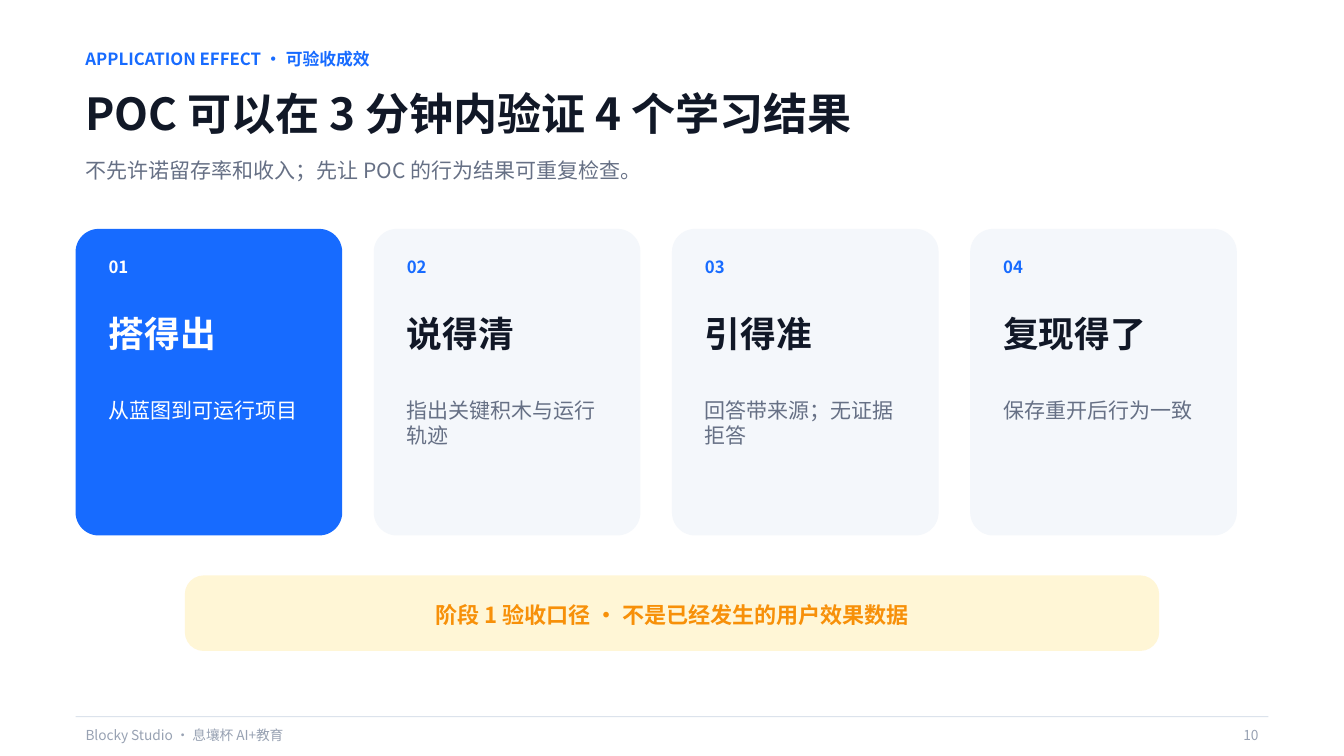
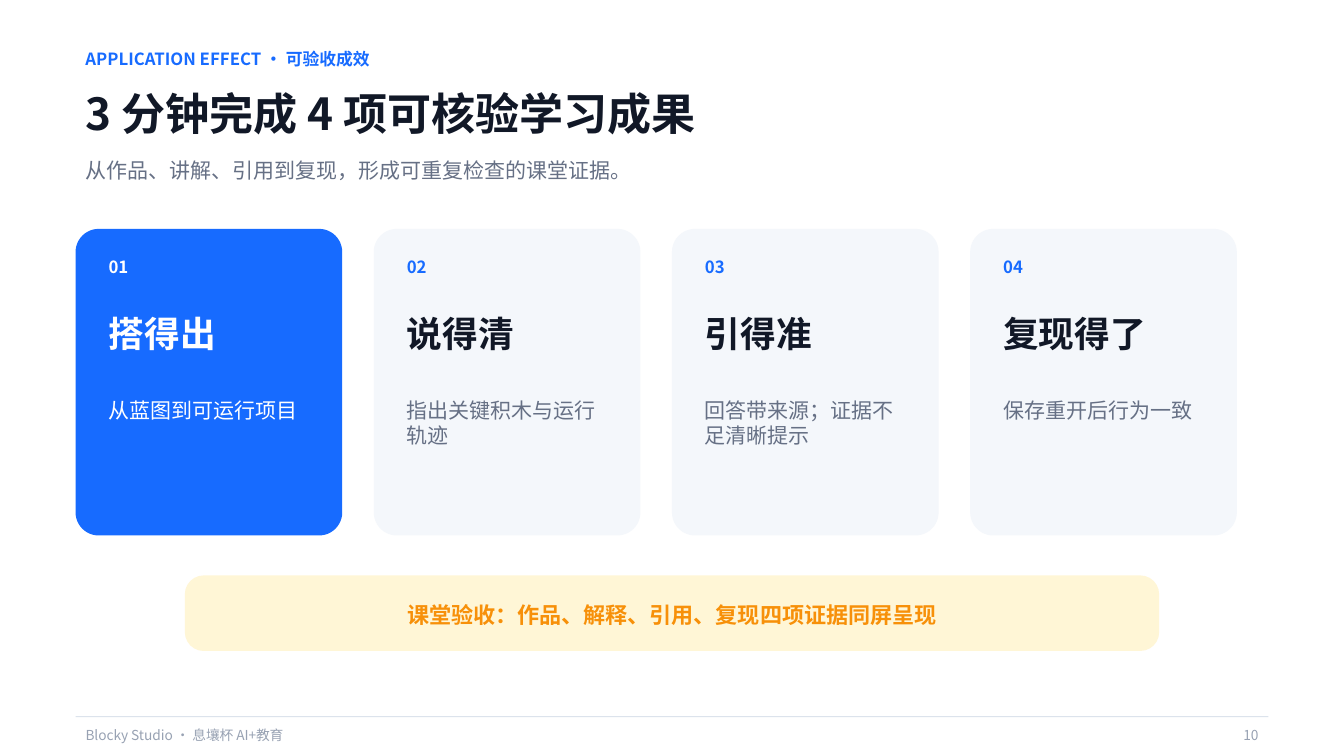
Before and after one commit to q2955161835-debug/Blocky-AI, a slide deck: slide 10 of PPT与商业计划书/Blocky-Studio-息壤杯-AI+教育.pptx. Drawn at 1344x756 pixels with LibreOffice and Linux fonts; fonts in the diff are those of the drawing. Boxes give left, top, right and bottom in pixels: in the first picture for what was removed or moved away, otherwise in the second. Text is boxed around its words. In the diff, an @@ line names an element or a change of style, - is before the commit and + after.

```diff
--- a/PPT与商业计划书/Blocky-Studio-息壤杯-AI+教育.pptx
+++ b/PPT与商业计划书/Blocky-Studio-息壤杯-AI+教育.pptx
@@ text at [86,92,695,135]: text changed @@
-POC 可以在 3 分钟内验证 4 个学习结果
+3 分钟完成 4 项可核验学习成果
@@ text at [86,160,632,180]: text changed @@
-不先许诺留存率和收入；先让 POC 的行为结果可重复检查。
+从作品、讲解、引用到复现，形成可重复检查的课堂证据。
@@ text at [705,400,894,445]: text changed @@
-回答带来源；无证据拒答
+回答带来源；证据不足清晰提示
@@ text at [408,604,936,625]: text changed @@
-阶段 1 验收口径 · 不是已经发生的用户效果数据
+课堂验收：作品、解释、引用、复现四项证据同屏呈现
```
Also in this commit, not shown: 9 other slides changed, 2 other files.
